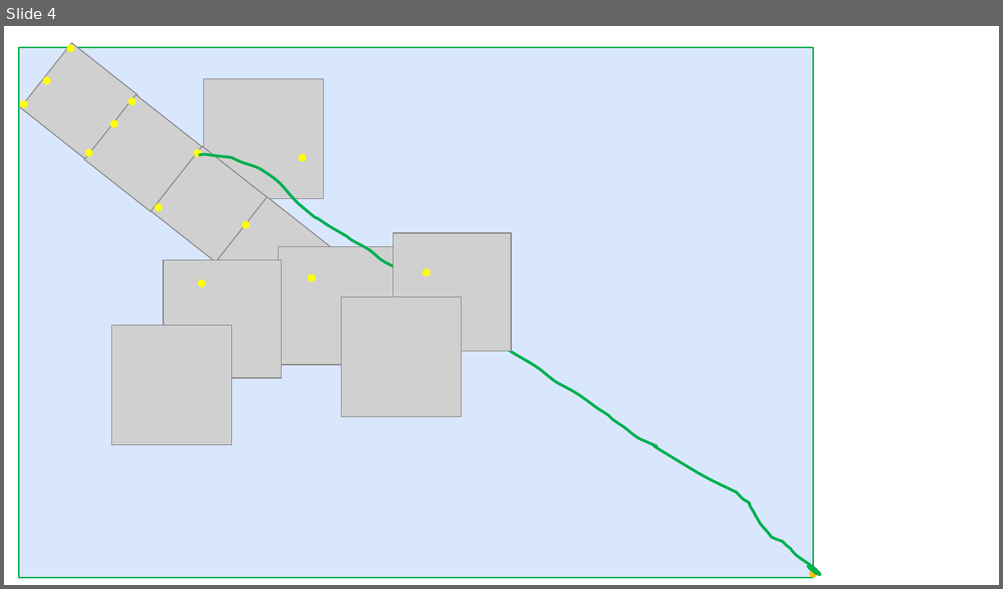
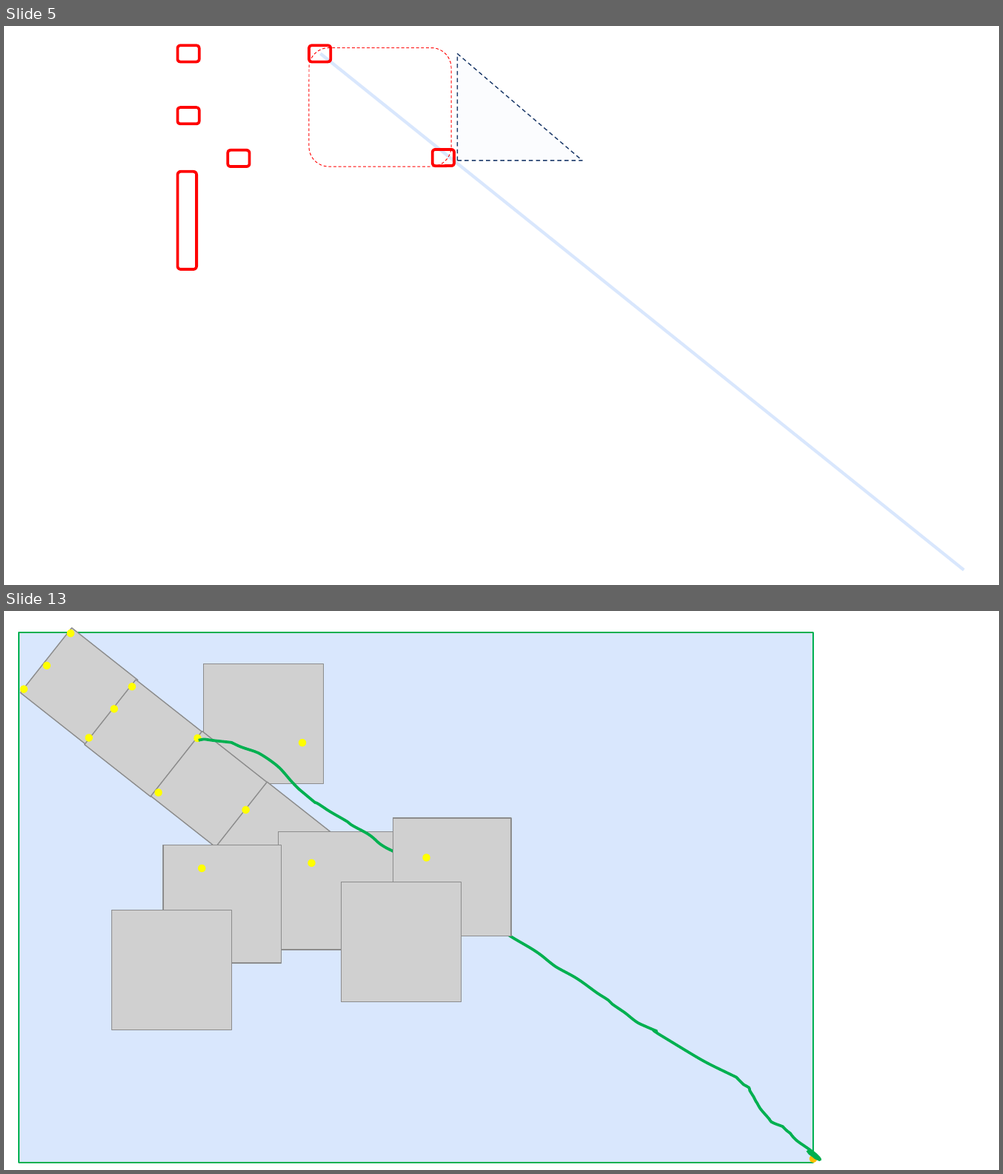
Before and after one commit to JCMoure/TiledWFA, a slide deck: TiledWFA.pptx. Shown one above the other, each under a label of ours: slide 4 before the commit, slides 5 and 13 after it; the slides between them are not shown. The pictures are 1003x589 and 1003x1174 pixels, drawn with LibreOffice and Linux fonts; fonts in the diff are those of the drawing; grey boxes stand for pictures; background and template pictures are left out. Boxes give left, top, right and bottom in pixels: in the first picture for what was removed or moved away, otherwise in the second. Text is boxed around its words. In the diff, an @@ line names an element or a change of style, - is before the commit and + after.

```diff
--- a/TiledWFA.pptx
+++ b/TiledWFA.pptx
@@ slide 5 added at bbox=[4, 26, 999, 585], background picture (left out) @@
@@ rounded rectangle added at bbox=[177, 46, 199, 63], outline #FF0000 2 pt @@
@@ rounded rectangle added at bbox=[310, 46, 331, 63], outline #FF0000 2 pt @@
@@ rounded rectangle added at bbox=[310, 48, 452, 167], outline #FF0000 0.5 pt dashed @@
@@ line added from (964, 570) to (320, 54), #D9E7FD 2.25 pt @@
@@ right triangle added at bbox=[458, 54, 583, 161], fill #D9E7FD at 10% opacity, outline #1D3A6B 0.75 pt dashed @@
@@ rounded rectangle added at bbox=[177, 107, 199, 124], outline #FF0000 2 pt @@
@@ rounded rectangle added at bbox=[227, 150, 250, 167], outline #FF0000 2 pt @@
@@ rounded rectangle added at bbox=[432, 150, 455, 167], outline #FF0000 2 pt @@
@@ rounded rectangle added at bbox=[177, 171, 196, 269], outline #FF0000 2 pt @@
@@ what was slide 4 is now slide 13 @@
```
Also in this commit, not shown: 8 other slides added.
